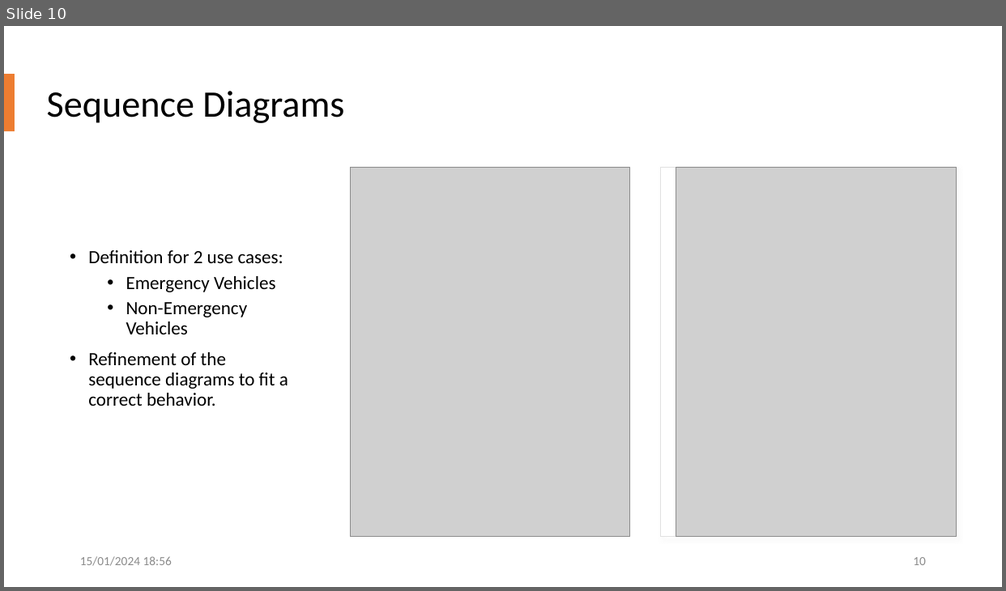
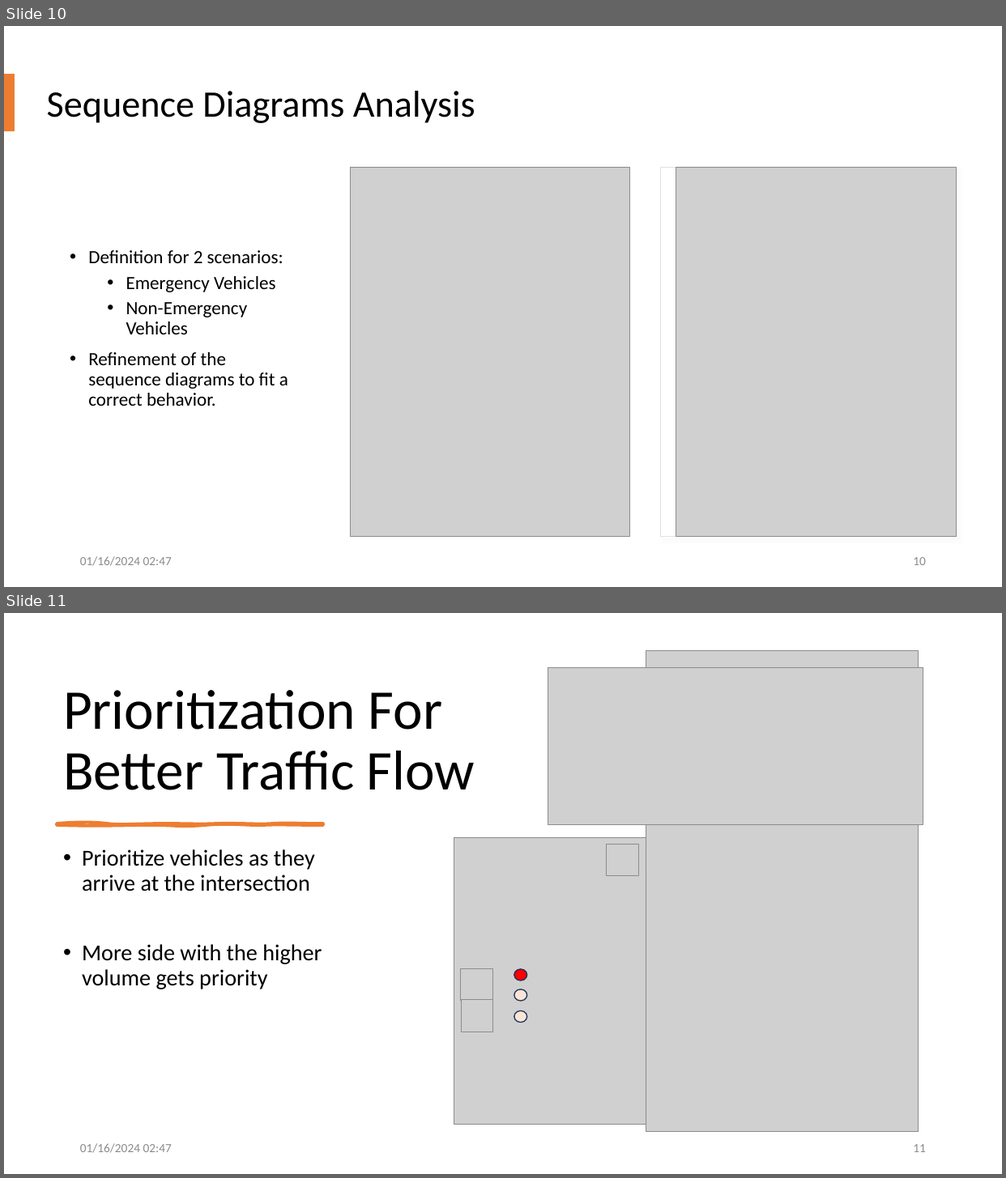
Before and after one commit to allerter/ESE-Smart-City, a slide deck: Requirements/Presentations/Presentation_Merge.pptx. Shown one above the other, each under a label of ours: slide 10 before the commit, slides 10 and 11 after it. The pictures are 1006x591 and 1006x1178 pixels, drawn with LibreOffice and Linux fonts; fonts in the diff are those of the drawing; grey boxes stand for pictures. Boxes give left, top, right and bottom in pixels: in the first picture for what was removed or moved away, otherwise in the second. Text is boxed around its words. In the diff, an @@ line names an element or a change of style, - is before the commit and + after.

```diff
--- a/Requirements/Presentations/Presentation_Merge.pptx
+++ b/Requirements/Presentations/Presentation_Merge.pptx
@@ slide 11 added at <box>4,613,1002,1174</box>, background #FFFFFF @@
@@ picture added at <box>646,650,918,1131</box> @@
@@ picture added at <box>548,667,924,825</box> @@
@@ title added at <box>63,690,475,790</box>, 54 pt, text #000000 @@
+Prioritization For Better Traffic Flow
@@ freeform shape added at <box>57,824,323,825</box>, fill #ED7D31, outline #ED7D31 3 pt @@
@@ text added at <box>82,850,322,990</box>, 22 pt, text #000000 @@
+• Prioritize vehicles as they arrive at the intersection
+• More side with the higher volume gets priority
@@ picture added at <box>454,838,869,1125</box> @@
@@ picture added at <box>607,845,639,876</box> @@
@@ picture added at <box>646,845,678,877</box> @@
@@ picture added at <box>461,969,493,1001</box> @@
@@ ellipse added at <box>514,969,527,981</box>, fill #FF0000, outline #1E3256 1 pt @@
@@ picture added at <box>461,1000,493,1033</box> @@
@@ ellipse added at <box>514,990,527,1001</box>, fill #FBE5D6, outline #1E3256 1 pt @@
@@ ellipse added at <box>514,1012,527,1023</box>, fill #FBE5D6, outline #1E3256 1 pt @@
@@ text added at <box>80,1144,172,1153</box>, 12 pt, text #8C8C8C @@
+01/16/2024 02:47
@@ page number added at <box>913,1144,926,1152</box>, 12 pt, text #8C8C8C @@
+11
@@ slide 10 changed as well @@
@@ title at <box>47,91,475,123</box>: text changed @@
-Sequence Diagrams
+Sequence Diagrams Analysis
@@ text at <box>88,250,283,263</box>: text changed @@
-• Definition for 2 use cases:
+• Definition for 2 scenarios:
@@ text at <box>80,557,172,566</box>: text changed @@
-15/01/2024 18:56
+01/16/2024 02:47
```
Also in this commit, not shown: 25 other slides changed, 3 other slides added, 2 other files.
